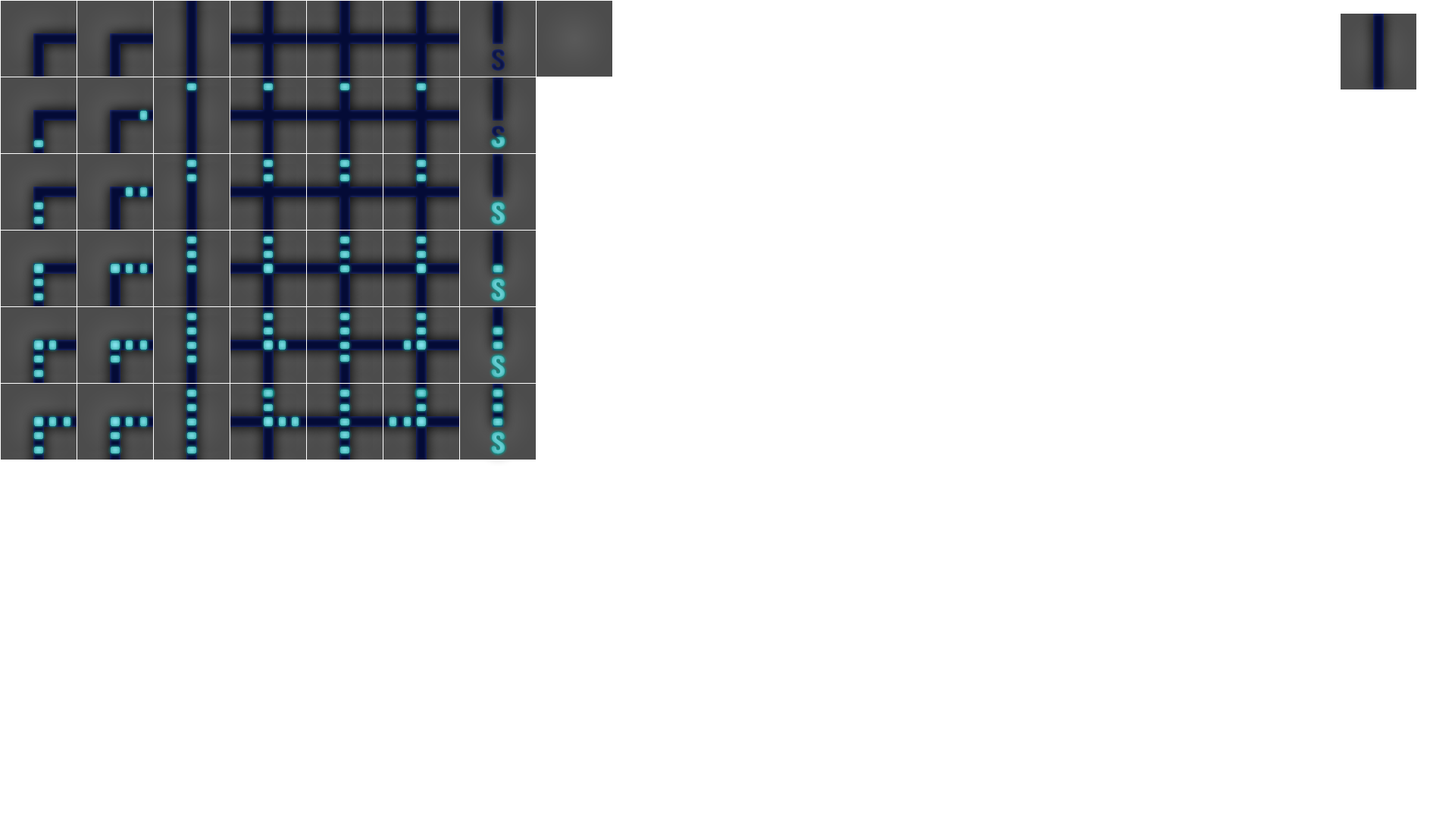
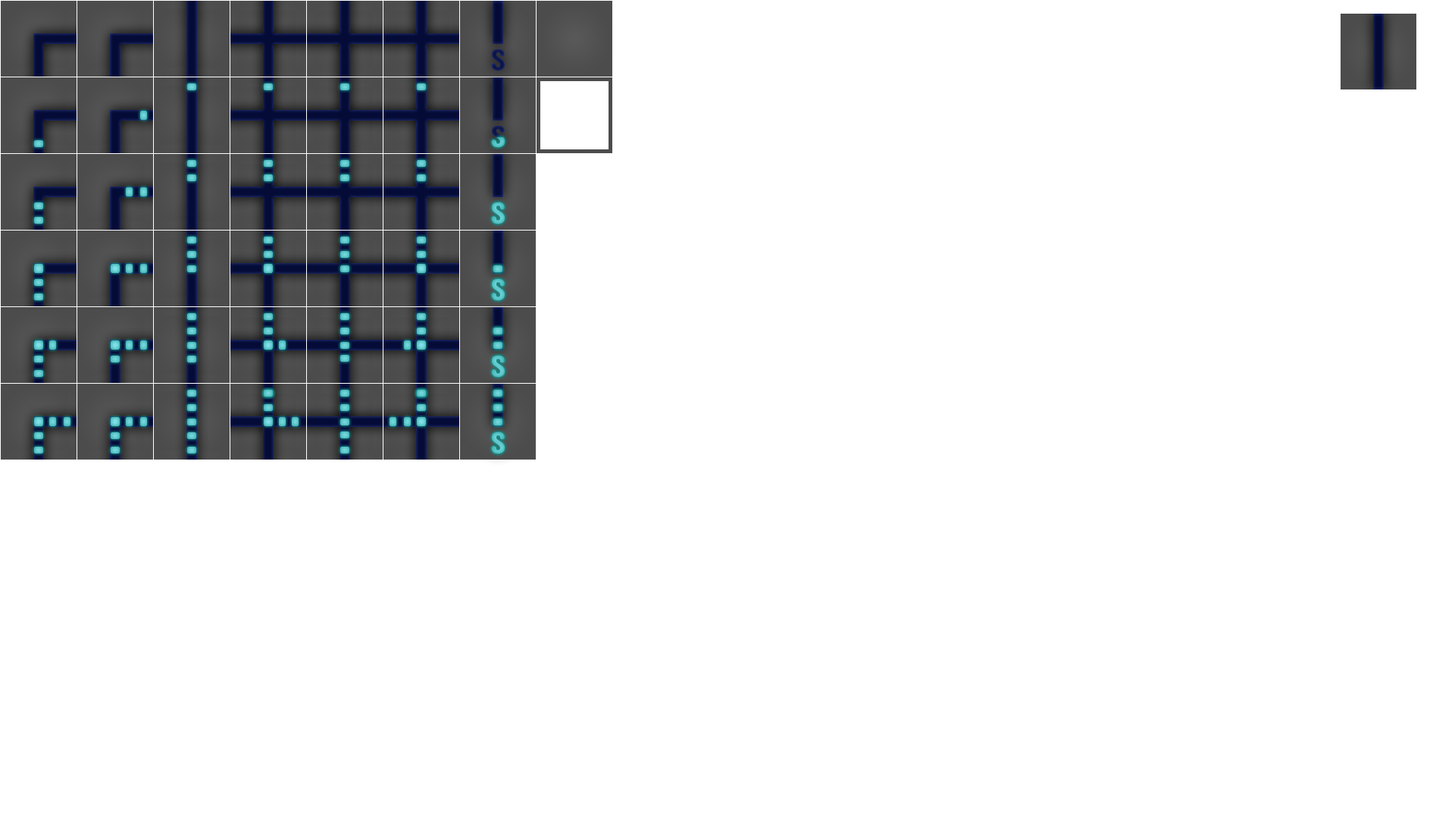
Layers edited between the first and the second (1455, 819) image:
added layer "Capa 7 copy 25" in group "Grupo 1 copy 8" over (536, 77, 613, 154)
